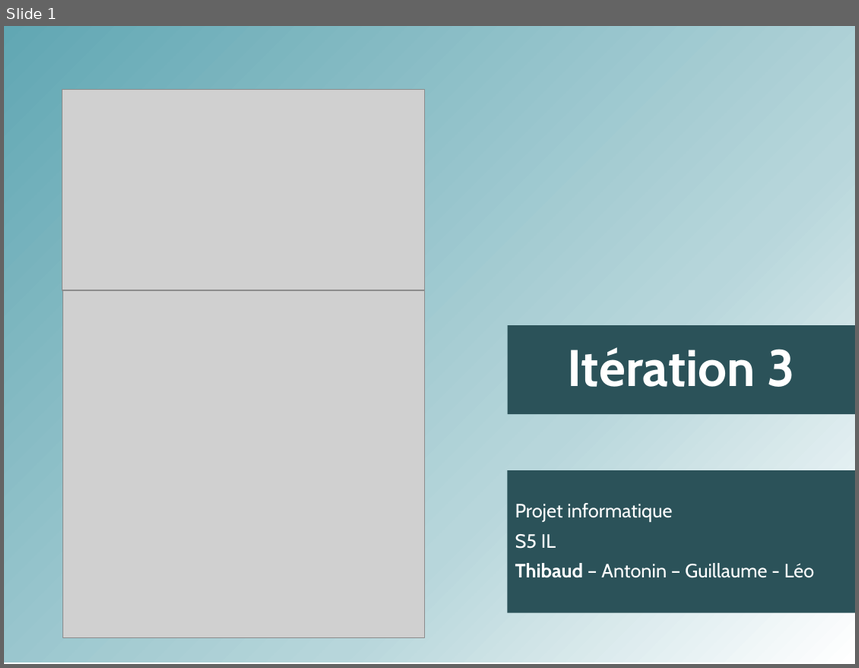
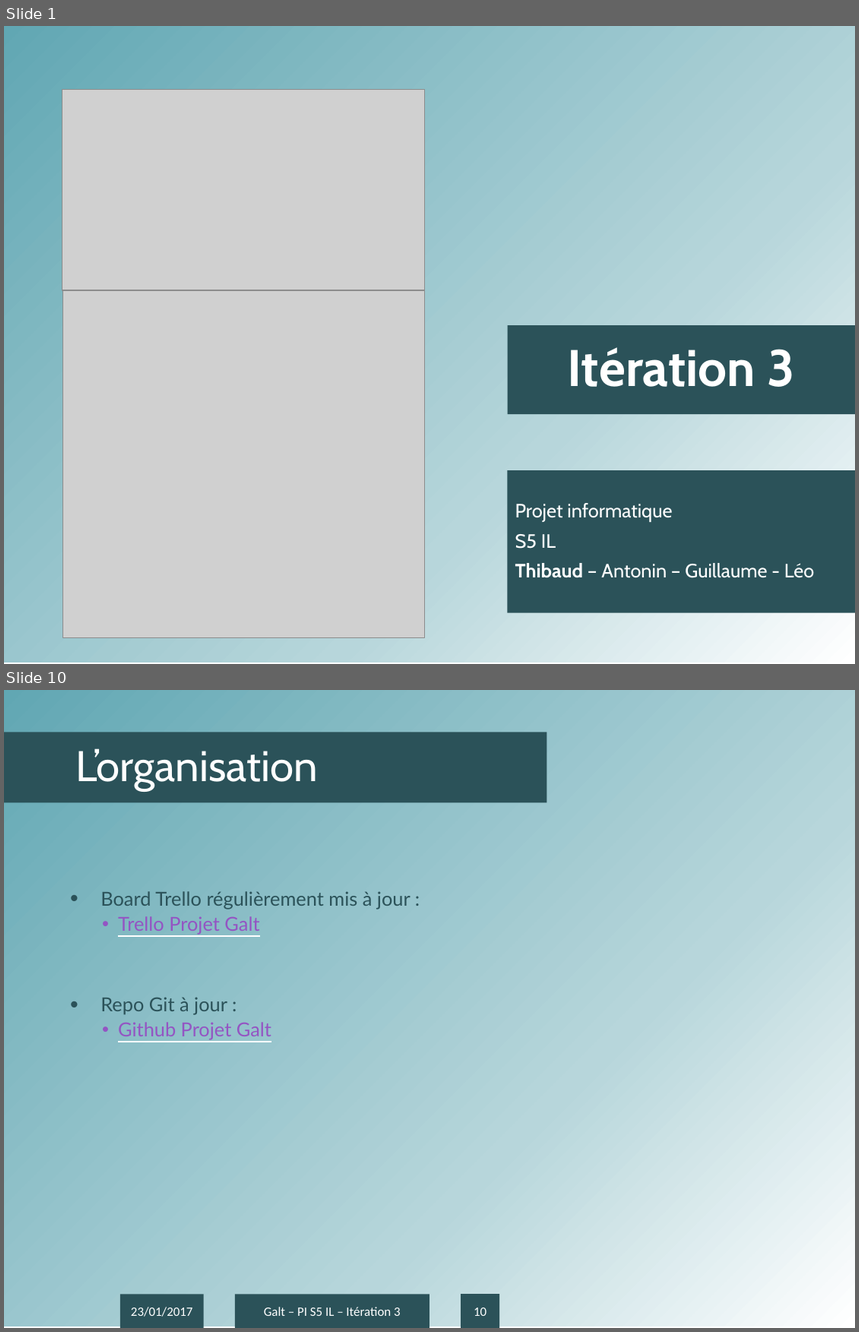
Before and after one commit to antonin-charrier/Project-Galt, a slide deck: Itérations/Présentation IT3.pptx. Shown one above the other, each under a label of ours: slide 1 before the commit, slides 1 and 10 after it; the slides between them are not shown. The pictures are 859x668 and 859x1332 pixels, drawn with LibreOffice and Linux fonts; fonts in the diff are those of the drawing; grey boxes stand for pictures; background and template pictures are left out. Boxes give left, top, right and bottom in pixels: in the first picture for what was removed or moved away, otherwise in the second. Text is boxed around its words. In the diff, an @@ line names an element or a change of style, - is before the commit and + after.

```diff
--- a/Itérations/Présentation IT3.pptx
+++ b/Itérations/Présentation IT3.pptx
@@ slide 10 added at (4,690,855,1328), background #FFFFFF; not listed: 1 template element that a slide beside it also shows @@
@@ title added at (4,733,547,802), fill #2B5259, 40 pt, text #FFFFFF @@
+L’organisation
@@ text added at (101,891,411,1040), 18 pt, text #2B5259 @@
+• Board Trello régulièrement mis à jour :
+  • Trello Projet Galt
+• Repo Git à jour :
+  • Github Projet Galt
@@ rectangle added at (120,1295,204,1328), fill #2B5259, 12 pt, text #FFFFFF @@
+23/01/2017
@@ rectangle added at (235,1295,430,1328), fill #2B5259, 12 pt, text #FFFFFF @@
+Galt – PI S5 IL – Itération 3
@@ page number added at (462,1295,500,1328), fill #2B5259, 12 pt, text #FFFFFF @@
+10
```
Also in this commit, not shown: 3 slides changed, 5 other slides added.
